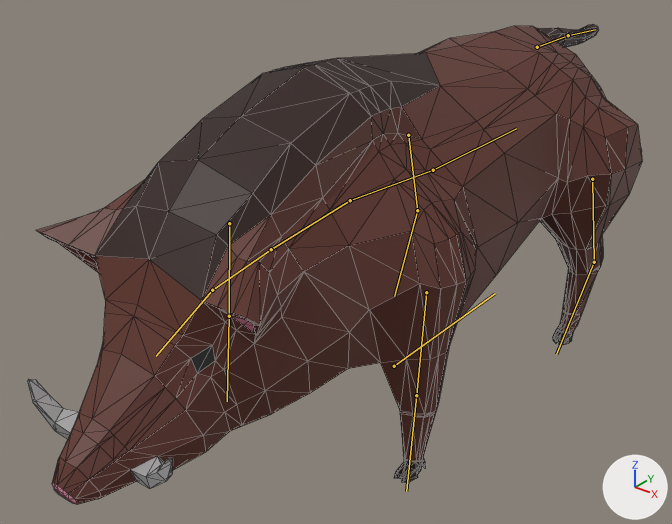
One commit to the glTF model public/assets/animals/Boar.glb: the scene before it, then after it.
Camera for both pictures: a 50 mm camera at (2.46, -3.58, 2.73) aimed at (-0.19, -0.27, 0.68). The lights are fixed; the arrows at lower right show +X, +Y and +Z. The older version comes first. The bones that bend it are drawn over the model as lines. Mesh edges are drawn as thin lines.

The first picture shows 'Boar'.
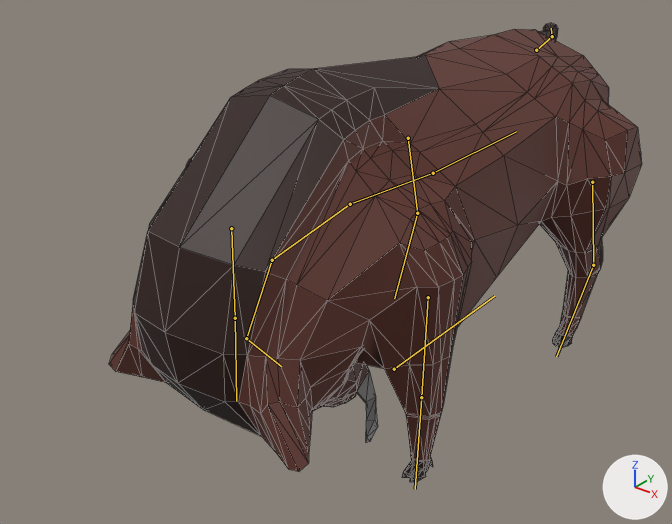
The newer file adds an action. The first version stands in its rest pose; the second is drawn at frame 51 of the action 'Eating'.

Location of each change, [x1, y1, x2, y2] in pixels of the pictures (672 x 524 px):
'Boar', posed (13% narrower): before [27, 24, 642, 504]; after [109, 23, 642, 482]
bone 'Root', root to tip: before (394, 366) to (495, 293); after (394, 369) to (494, 296)
bone 'Tail1', root to tip: before (537, 47) to (568, 35); after (536, 50) to (552, 36)
bone 'Tail2', root to tip: before (568, 35) to (595, 29); after (552, 36) to (551, 28)
bone 'Chest', root to tip: before (350, 200) to (271, 249); after (350, 204) to (272, 260)
bone 'Neck', root to tip: before (271, 249) to (212, 290); after (272, 260) to (246, 338)
bone 'Head', root to tip: before (212, 290) to (156, 356); after (246, 338) to (281, 366)

The change in detail:
Bone 'Root' (bone_root) moves from (0.0, 0.0, 0.0) to (0.0, 0.0, -0.018).
Bone 'Tail1' (bone_tail1) turns from (0, 0, 0) to (0, 0, 14) degrees about its own x, y and z.
Bone 'Tail2' (bone_tail2) turns from (0, 0, 0) to (0, 0, 13) degrees about its own x, y and z.
Bone 'Chest' (bone_chest) turns from (0, 0, 0) to (3, 0, 0) degrees about its own x, y and z.
Bone 'Neck' (bone_neck) turns from (0, 0, 0) to (49, 0, 0) degrees about its own x, y and z.
Bone 'Head' (bone_head) turns from (0, 0, 0) to (53, 0, 4) degrees about its own x, y and z.
